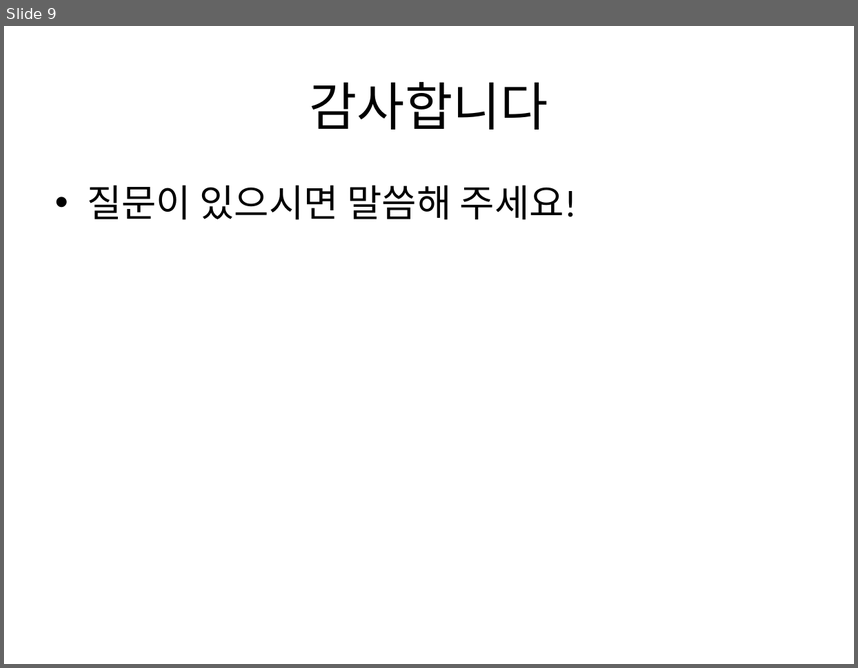
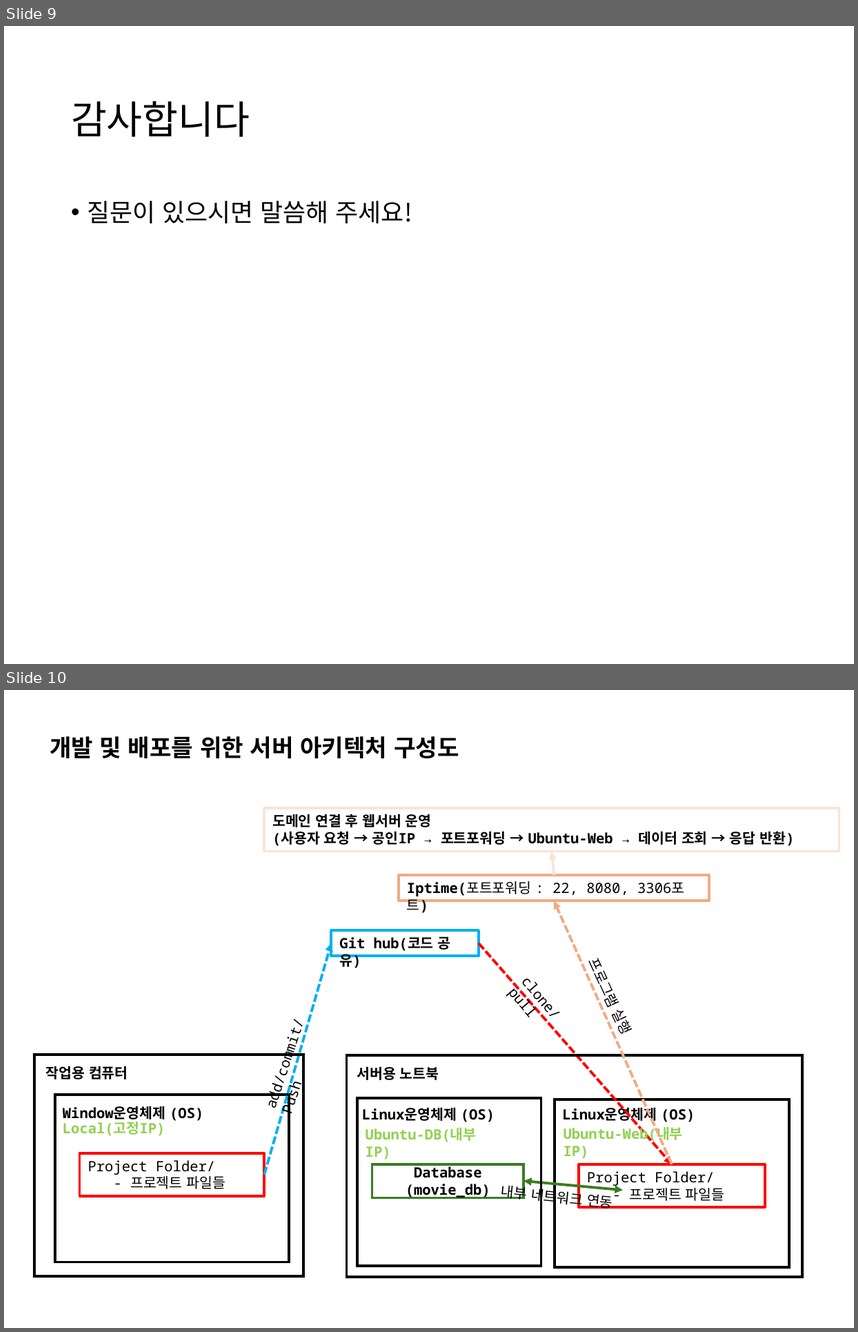
Before and after one commit to junhyuk000/PopcornAPP, a slide deck: MovieInfoAPP_Presentation.pptx. Shown one above the other, each under a label of ours: slide 9 before the commit, slides 9 and 10 after it. The pictures are 858x668 and 858x1332 pixels, drawn with LibreOffice and Linux fonts; fonts in the diff are those of the drawing. Boxes give left, top, right and bottom in pixels: in the first picture for what was removed or moved away, otherwise in the second. Text is boxed around its words. In the diff, an @@ line names an element or a change of style, - is before the commit and + after.

```diff
--- a/MovieInfoAPP_Presentation.pptx
+++ b/MovieInfoAPP_Presentation.pptx
@@ slide 10 added at box(4, 690, 854, 1328), background #FFFFFF @@
@@ text added at box(50, 736, 459, 758), 20 pt, text #000000, bold @@
+개발 및 배포를 위한 서버 아키텍처 구성도
@@ rectangle added at box(264, 808, 840, 851), outline #FBE3D6 2.25 pt, 12 pt, text #000000, bold @@
+도메인 연결 후 웹서버 운영
+(사용자 요청 → 공인IP → 포트포워딩 → Ubuntu-Web → 데이터 조회 → 응답 반환)
@@ arrow added from (554, 876) to (551, 851), #FBE3D6 2.25 pt @@
@@ rectangle added at box(399, 876, 710, 901), outline #F2AA84 2.25 pt, 12 pt, text #000000 @@
+Iptime(포트포워딩 : 22, 8080, 3306포트)
@@ arrow added from (672, 1164) to (554, 901), #F2AA84 2.25 pt dashed @@
@@ rectangle added at box(331, 931, 478, 956), outline #00B0F0 2.25 pt, 12 pt, text #000000, bold @@
+Git hub(코드 공유)
@@ arrow added from (264, 1174) to (331, 943), #00B0F0 2.25 pt dashed @@
@@ arrow added from (478, 943) to (672, 1164), #FF0000 2.25 pt dashed @@
@@ text added at box(510, 963, 593, 1056), 12 pt, text #000000 @@
+clone/pull
@@ text added at box(584, 963, 610, 984), 12 pt, text #000000 @@
+프로그램 실행
@@ rectangle added at box(34, 1054, 304, 1276), outline #000000 2.25 pt @@
@@ rectangle added at box(346, 1055, 802, 1276), outline #000000 2.25 pt @@
@@ text added at box(46, 1065, 128, 1079), 12 pt, text #000000, bold @@
+작업용 컴퓨터
@@ text added at box(357, 1066, 439, 1080), 12 pt, text #000000, bold @@
+서버용 노트북
@@ rectangle added at box(55, 1094, 290, 1262), outline #000000 2.25 pt @@
@@ text added at box(260, 1087, 285, 1109), 12 pt, text #000000 @@
+add/commit/Push
@@ rectangle added at box(358, 1098, 542, 1265), outline #000000 2.25 pt @@
@@ rectangle added at box(555, 1099, 789, 1266), outline #000000 2.25 pt @@
@@ text added at box(63, 1105, 203, 1122), 12 pt, text #000000, bold @@
+Window운영체제 (OS)
@@ text added at box(63, 1121, 165, 1136), 12 pt, text #92D050, bold @@
+Local(고정IP)
@@ text added at box(362, 1107, 495, 1122), 12 pt, text #000000, bold @@
+Linux운영체제 (OS)
@@ text added at box(562, 1106, 695, 1124), 12 pt, text #000000, bold @@
+Linux운영체제 (OS)
@@ text added at box(366, 1127, 477, 1159), 12 pt, text #92D050, bold @@
+Ubuntu-DB(내부IP)
@@ text added at box(564, 1125, 683, 1159), 12 pt, text #92D050, bold @@
+Ubuntu-Web(내부IP)
@@ rectangle added at box(80, 1152, 264, 1195), outline #FF0000 2.25 pt, 12 pt, text #000000 @@
+Project Folder/
+- 프로젝트 파일들
@@ rectangle added at box(372, 1163, 524, 1198), outline #3B7D23 2.25 pt, 12 pt, text #000000, bold @@
+Database
+(movie_db)
@@ rectangle added at box(579, 1164, 765, 1207), outline #FF0000 2.25 pt, 12 pt, text #000000 @@
+Project Folder/
+- 프로젝트 파일들
@@ text added at box(501, 1182, 613, 1208), 12 pt, text #000000 @@
+내부 네트워크 연동
@@ double arrow added from (623, 1190) to (524, 1181), #3B7D23 2.25 pt @@
@@ slide 9 changed as well @@
@@ title "감사합니다": place and size @@
-title "감사합니다" at box(310, 82, 548, 129)
+title "감사합니다" at box(71, 101, 250, 137)
@@ title "감사합니다" at box(71, 101, 250, 137): size 44 to 33 pt, font Calibri to Noto Sans CJK KR; alignment centre to left; line spacing 1 to 0.9 @@
@@ text "질문이 있으시면 말씀해 주세요!": place and size @@
-text "질문이 있으시면 말씀해 주세요!" at box(87, 185, 577, 220)
+text "질문이 있으시면 말씀해 주세요!" at box(87, 201, 412, 223)
@@ text "질문이 있으시면 말씀해 주세요!" at box(87, 201, 412, 223): size 32 to 21 pt, font Calibri to Noto Sans CJK KR; indent changed; line spacing 1 to 0.9; more space between paragraphs @@
```
Also in this commit, not shown: 9 other slides changed, 6 other slides added, 2 other files.
